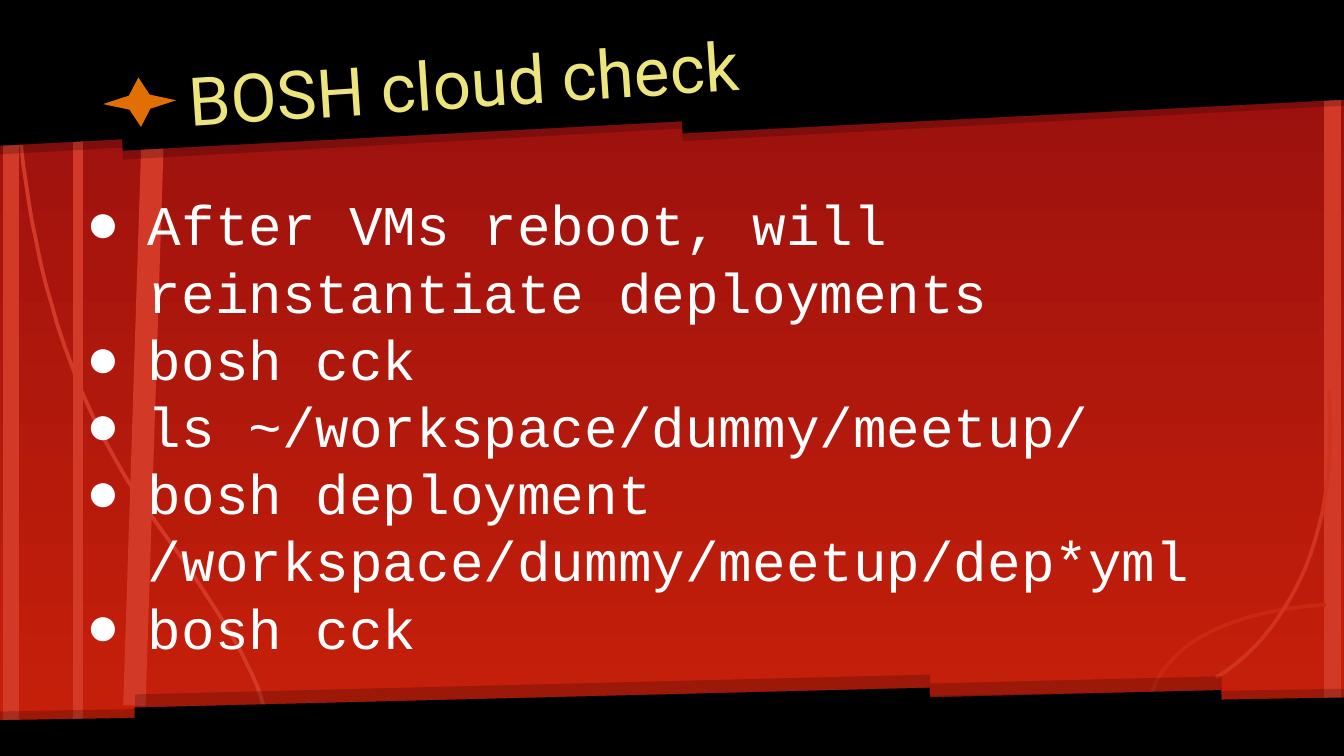
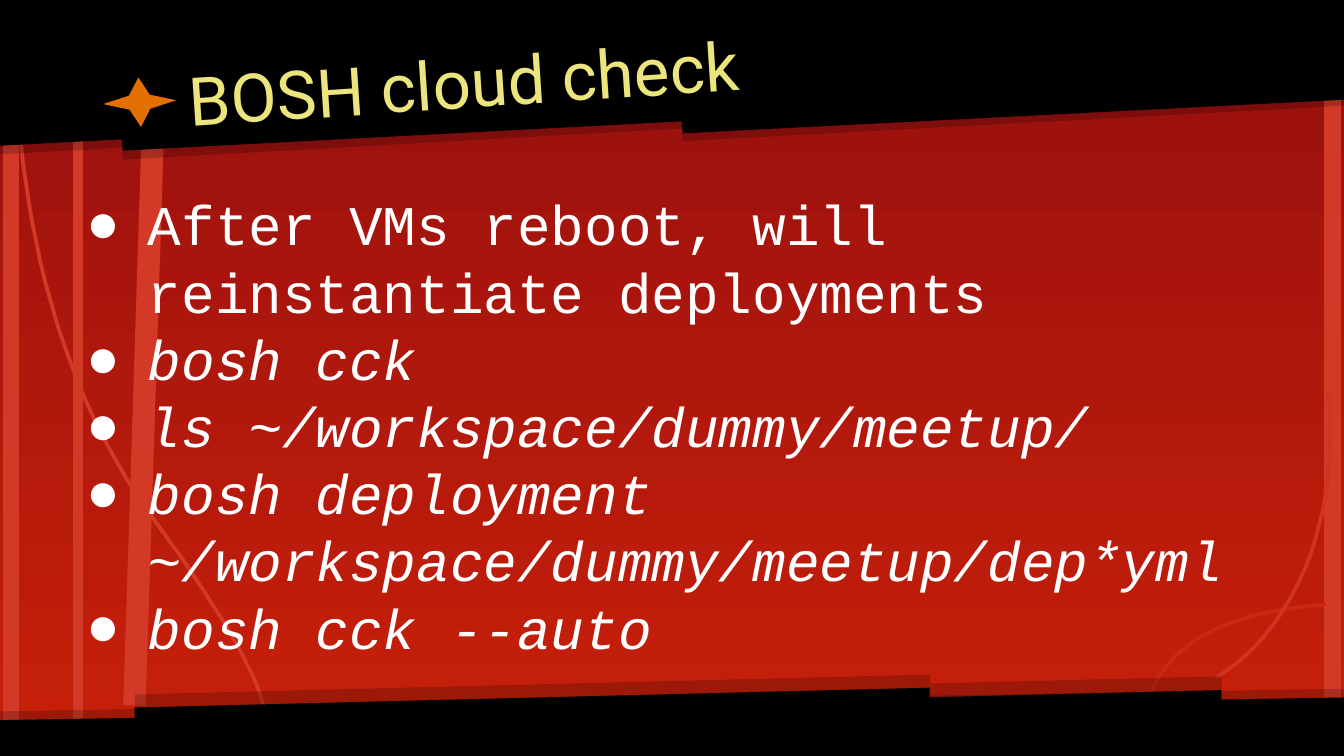
Before and after one commit to vmware-archive/bosh-classroom, a slide deck: slide 13 of slides/BOSH Hands-on Training.pptx. Drawn at 1344x756 pixels with LibreOffice and Linux fonts; fonts in the diff are those of the drawing. Boxes give left, top, right and bottom in pixels: in the first picture for what was removed or moved away, otherwise in the second. Text is boxed around its words. In the diff, an @@ line names an element or a change of style, - is before the commit and + after.

```diff
--- a/slides/BOSH Hands-on Training.pptx
+++ b/slides/BOSH Hands-on Training.pptx
@@ text at (x1=148, y1=340, x2=1089, y2=459): italic on in "bosh cck", "ls ~/workspace/dummy/meetup/" @@
@@ text at (x1=148, y1=474, x2=1223, y2=650): text changed; italic on @@
-● bosh deployment /workspace/dummy/meetup/dep*yml
-● bosh cck
+● bosh deployment ~/workspace/dummy/meetup/dep*yml
+● bosh cck --auto
```
Also in this commit, not shown: 8 other slides changed, 3 slides removed, 4 other files.
